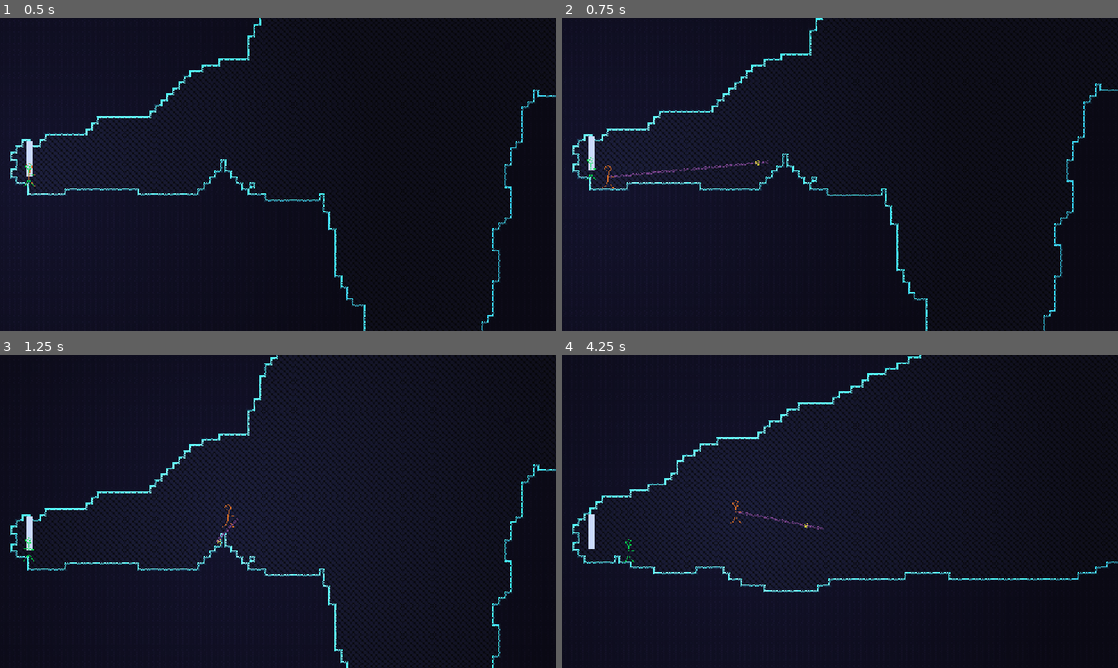
Above: before the commit, frames 1-4 (two rows, left to right).
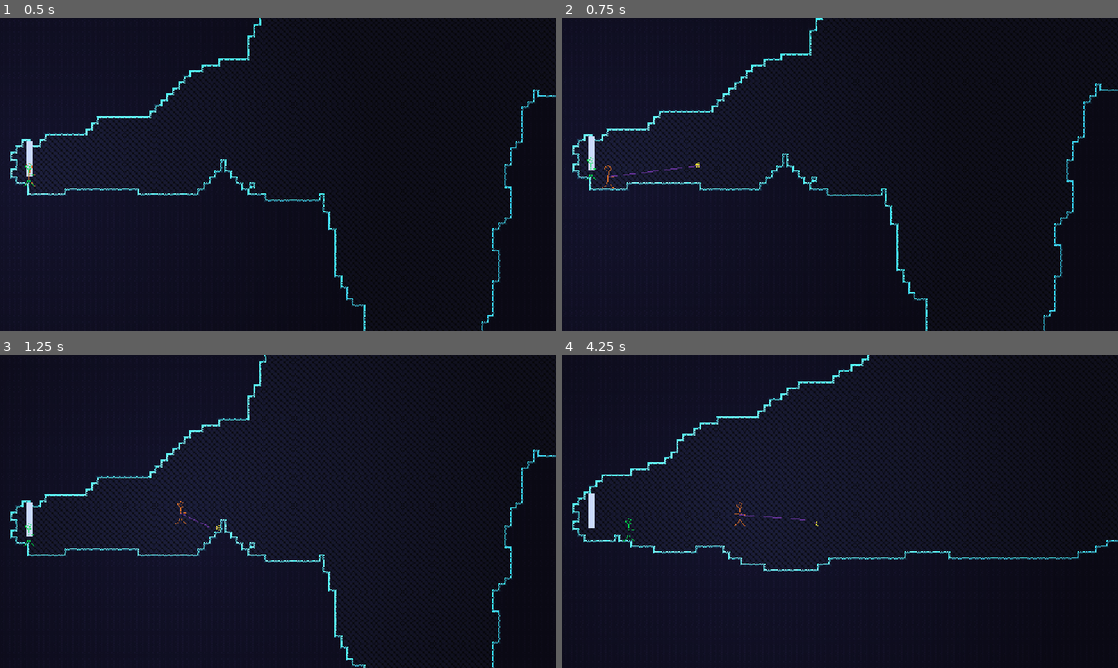
Above: after the commit, the same moments.

Repository: henreedev/exponential-climb
Game: Godot game, scene res://scenes/game.tscn
Same seed, same stepped clock (60 frames per second), same inputs: the game is played once before the commit and once after it. The engine's default icon, where the game draws it, is replaced by a stand-in: a white triangle on a blue panel in a dark square.
Inputs (mouse positions are in pixels of both pictures, inside the frame that each line leads up to):
- Up to frame 1 (0.5 s): no input
- Up to frame 2 (0.75 s): move the mouse to (962, 158) at 0.52 s; press the mouse at (962, 158) at 0.53 s; hold D (move_right) from 0.53 s (still down)
- Up to frame 3 (1.25 s): keep holding D (move_right); tap Space (jump) at 0.77 s
- Up to frame 4 (4.25 s): move the mouse to (728, 527) at 1.27 s; release the mouse at (728, 527) at 1.28 s; click (728, 527) at 1.35 s; tap Space (jump) at 1.52, 3.02, 3.77 s; move the mouse to (895, 442) at 2.02 s; release D (move_right) at 2.03 s; press the mouse at (895, 442) at 2.03 s; hold A (move_left) 2.03-2.78 s; tap Middle mouse button (teleport_enemy) at 2.1 s; move the mouse to (812, 574) at 2.77 s; release the mouse at (812, 574) at 2.78 s; hold D (move_right) from 2.78 s (still down); tap R (test_generate_new_room) at 2.85 s; click (812, 574) at 3.05 s; move the mouse to (1006, 558) at 3.52 s; press the mouse at (1006, 558) at 3.53 s; right-click (1006, 558) at 3.6 s

Frame 1 is identical in both runs. In frame 2, 0.1% of the frame differs, in the area x 8-38%, y 45-52%; in frame 3, 16%, in the area x 1-100%, y 0-100%; in frame 4, 15%.

Commit message:
tweak grapple visuals

Diff:
--- a/project.godot
+++ b/project.godot
@@ -13,6 +13,7 @@
 config/name="Exponential Climb"
 run/main_scene="uid://bhjs02ycn3upj"
 config/features=PackedStringArray("4.4", "Forward Plus")
+run/max_fps=60
 boot_splash/image="uid://b40fm4r1i1oc3"
 boot_splash/use_filter=false
 config/icon="uid://b40fm4r1i1oc3"
--- a/scenes/weapons/grapple_hook/grapple_hook.tscn
+++ b/scenes/weapons/grapple_hook/grapple_hook.tscn
@@ -10,6 +10,7 @@
 [node name="ChainLine" type="Line2D" parent="DetachedProjectiles" index="0"]
 unique_name_in_owner = true
 physics_interpolation_mode = 1
+visible = false
 texture_repeat = 2
 width = 15.0
 texture = ExtResource("3_7m30d")
--- a/scenes/weapons/grapple_hook/hook.tscn
+++ b/scenes/weapons/grapple_hook/hook.tscn
@@ -1,10 +1,13 @@
-[gd_scene load_steps=4 format=3 uid="uid://btg4uu0slt0lh"]
+[gd_scene load_steps=5 format=3 uid="uid://btg4uu0slt0lh"]
 
 [ext_resource type="Script" uid="uid://qxtlh3gv0gnl" path="res://scripts/weapons/grapple_hook/hook.gd" id="1_cldg0"]
 [ext_resource type="Texture2D" uid="uid://b40fm4r1i1oc3" path="res://assets/image/weapons/grappling_hook/grappling_hook_hook.png" id="2_eesh1"]
 
 [sub_resource type="CircleShape2D" id="CircleShape2D_1cr11"]
-radius = 2.0
+radius = 3.0
+
+[sub_resource type="CircleShape2D" id="CircleShape2D_cldg0"]
+radius = 4.0
 
 [node name="Hook" type="RigidBody2D"]
 collision_layer = 8
@@ -23,4 +26,12 @@
 [node name="Sprite2D" type="Sprite2D" parent="."]
 texture = ExtResource("2_eesh1")
 
+[node name="Hitbox" type="Area2D" parent="."]
+metadata/_edit_group_ = true
+
+[node name="CollisionShape2D" type="CollisionShape2D" parent="Hitbox"]
+position = Vector2(3, 0)
+shape = SubResource("CircleShape2D_cldg0")
+debug_color = Color(0.99, 0, 0.33, 0.101961)
+
 [connection signal="body_entered" from="." to="." method="_on_body_entered"]
--- a/scripts/weapons/grapple_hook/grapple_hook.gd
+++ b/scripts/weapons/grapple_hook/grapple_hook.gd
@@ -20,13 +20,16 @@
 	attack_2_damage = 1.0
 	attack_3_damage = 3.0
 	attack_speed = 700.0
-	range = 300.0
+	range = 275.0
 	area = 16.0
 
 func _ready():
 	Global.player.landed_on_floor.connect(_land_on_floor)
 
 func _process(delta):
+	# Display grapple line in _draw()
+	_redraw_hook_line()
+
 	# Grapple inputs
 	if Input.is_action_pressed("attack") and not hook:
 		_shoot_hook()
@@ -35,6 +38,16 @@
 		if not retracting:
 			_retract_hook()
 
+
+## Draws a line connecting the player and the hook.
+func _redraw_hook_line():
+	#if hook:
+	queue_redraw()
+
+func _draw() -> void:
+	if hook:
+		for pixel in Geometry2D.bresenham_line(Vector2.ZERO, hook.global_position - global_position):
+			draw_rect(Rect2(pixel, Vector2.ONE), Color.REBECCA_PURPLE)
 
 func add_grappling_gravity_mod():
 	remove_gravity_mods()
@@ -52,7 +65,7 @@
 
 func _shoot_hook():
 	var mouse_dir = get_local_mouse_position().normalized()
-	hook = Hook.create_hook(mouse_dir * get_attack_speed())
+	hook = Hook.create_hook(mouse_dir * get_attack_speed(), self)
 	hook.max_length = get_range()
 	hook.hooked_on_surface.connect(_begin_hook_movement)
 	hook.position = player.global_position + mouse_dir * 2.0
@@ -108,9 +121,6 @@
 		player.add_impulse(centripetal_impulse)
 
 func _physics_process(delta : float) -> void:
-	# Grapple graphics
-	_show_grapple_line()
-
 	_limit_hook_distance(delta)
 	_do_hook_movement(delta)
 
@@ -134,14 +144,7 @@
 		if dist < 20.0 and retracting:
 			_cancel_hook()
 
-## Draws a line connecting the player and the hook.
-func _show_grapple_line():
-	if hook:
-		line.clear_points()
-		line.add_point(hook.global_position)
-		line.add_point(player.global_position)
-	elif line.get_point_count() > 0:
-		line.clear_points()
+
 
 func _do_hook_movement(delta : float) -> void:
 	if attached:
--- a/scripts/weapons/grapple_hook/hook.gd
+++ b/scripts/weapons/grapple_hook/hook.gd
@@ -12,8 +12,11 @@
 ## Set true when reaching max length.
 var moving_towards_player := false
 
-static func create_hook(velocity : Vector2):
+var grapple_hook : GrappleHook
+
+static func create_hook(velocity : Vector2, _grapple_hook : GrappleHook):
 	var hook = SCENE.instantiate()
+	hook.grapple_hook = _grapple_hook
 	hook.linear_velocity = velocity
 	hook.speed = velocity.length()
 	hook.rotation = velocity.angle()
@@ -34,12 +37,10 @@
 	if moving_towards_player and not freeze:
 		var dir = global_position.direction_to(Global.player.global_position)
 		var added_player_speed = Global.player.velocity.project(dir)
-		var speed_mod = lerp(3.0, 1.0, progress_along_length)
+		var speed_mod = lerp(1.5, 1.0, progress_along_length)
 		state.linear_velocity = added_player_speed + (speed) * speed_mod * dir
 		state.transform = Transform2D(state.linear_velocity.angle() + PI, state.transform.get_origin())
 	elif not freeze: # Moving away from player.
-		var speed_mod = lerp(3.0, 1.0, progress_along_length)
+		var speed_mod = lerp(1.5, 1.0, progress_along_length)
 		var dir = global_position.direction_to(Global.player.global_position)
-		# Add some of player's speed so the hook doesnt lag behind
-		var added_player_speed = Global.player.velocity.project(dir)
-		linear_velocity = linear_velocity.normalized() * speed * speed_mod # + added_player_speed
+		linear_velocity = linear_velocity.normalized() * speed * speed_mod
